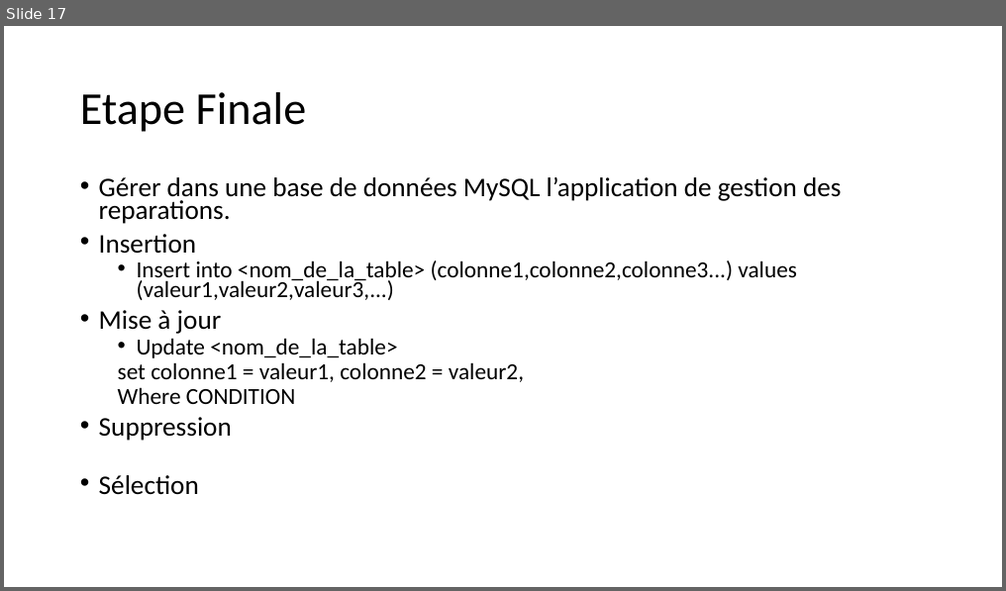
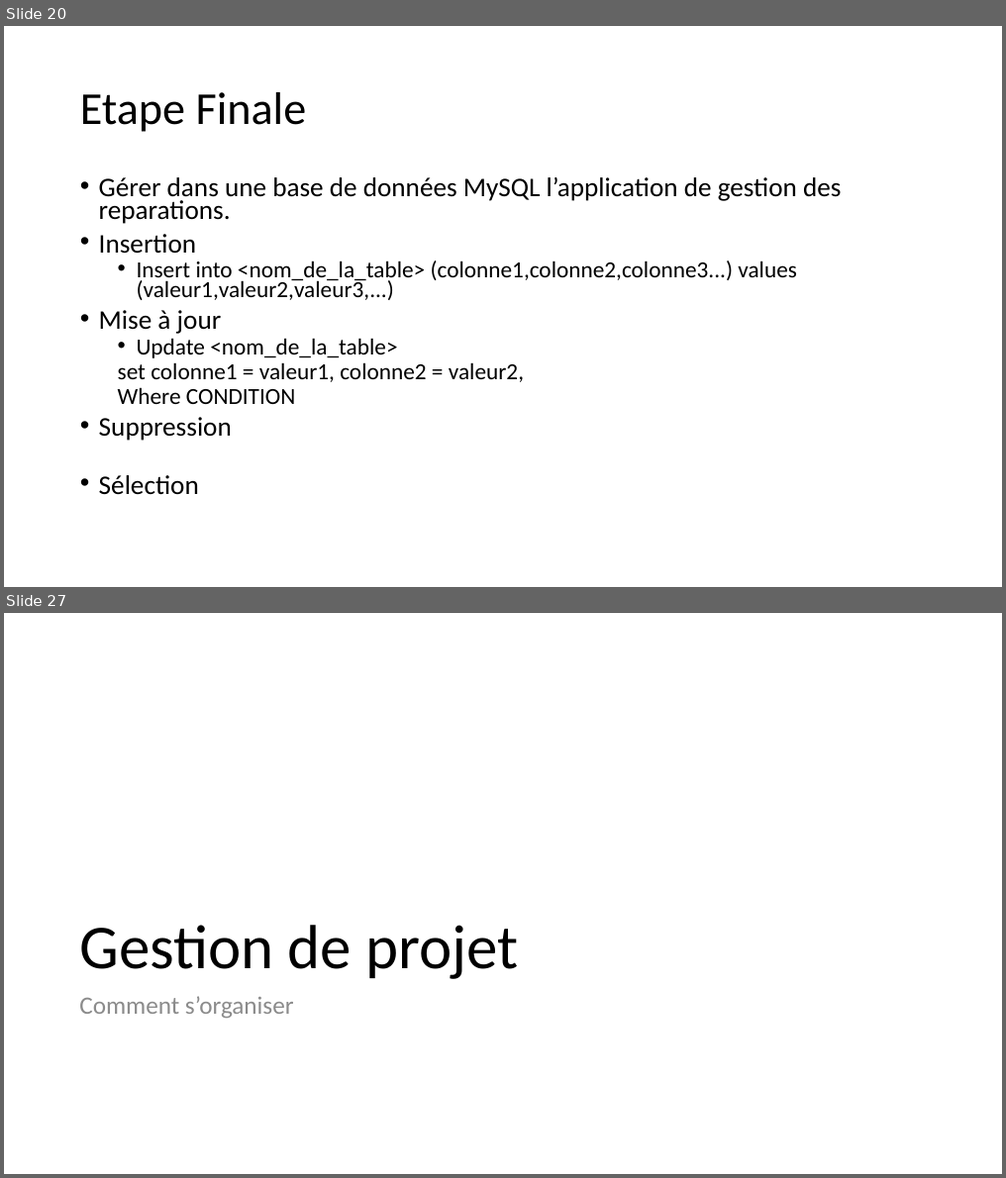
Before and after one commit to ronnykwon/TutoCNAM, a slide deck: Document/Explication.pptx. Shown one above the other, each under a label of ours: slide 17 before the commit, slides 20 and 27 after it; the slides between them are not shown. The pictures are 1006x591 and 1006x1178 pixels, drawn with LibreOffice and Linux fonts; fonts in the diff are those of the drawing. Boxes give left, top, right and bottom in pixels: in the first picture for what was removed or moved away, otherwise in the second. Text is boxed around its words. In the diff, an @@ line names an element or a change of style, - is before the commit and + after.

```diff
--- a/Document/Explication.pptx
+++ b/Document/Explication.pptx
@@ slide 27 added at (x1=4, y1=613, x2=1002, y2=1174), background #FFFFFF @@
@@ title added at (x1=79, y1=925, x2=519, y2=979), 60 pt, text #000000 @@
+Gestion de projet
@@ text added at (x1=79, y1=996, x2=294, y2=1018), 24 pt, text #8C8C8C @@
+Comment s’organiser
@@ what was slide 17 is now slide 20 @@
```
Also in this commit, not shown: 8 slides changed, 9 other slides added, 2 slides removed, 16 other files.
